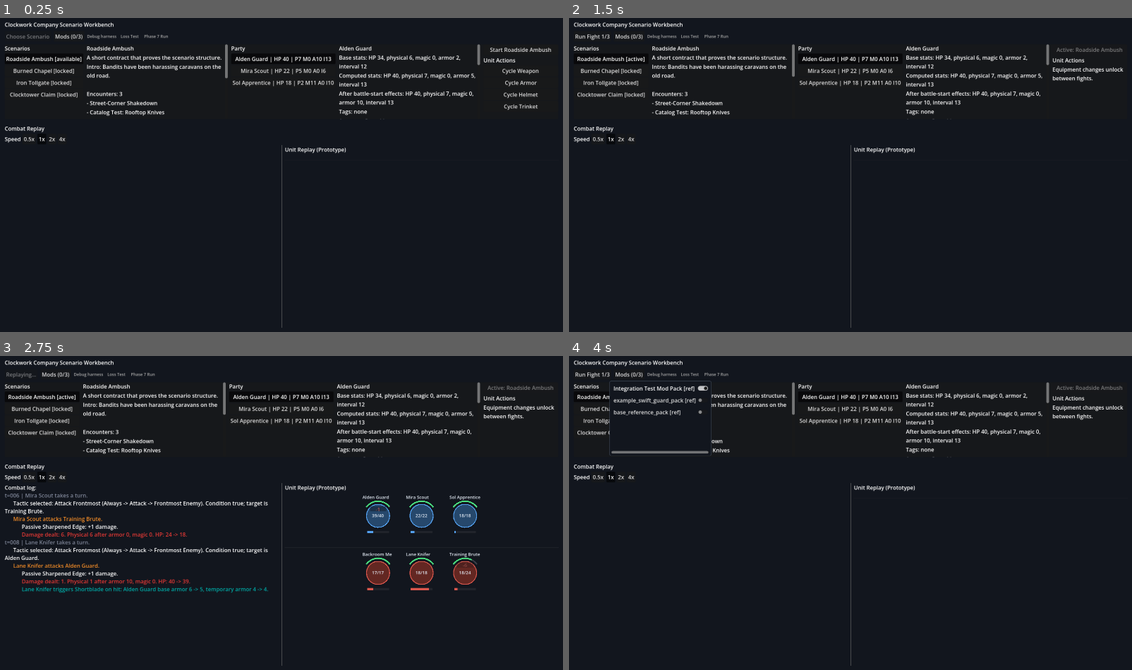
Above: before the commit, frames 1-4 (two rows, left to right).
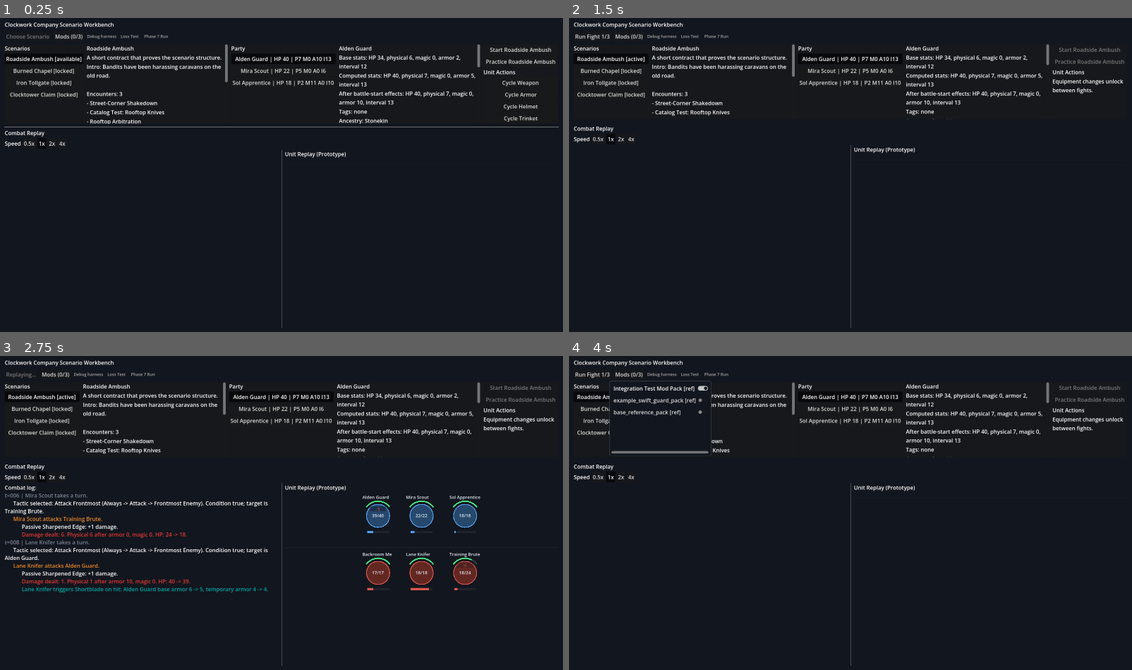
Above: after the commit, the same moments.

Repository: aqvm/clockwork-company
Game: Godot game, scene res://scenes/combat_test_scene.tscn
The game is run twice, just before and just after one commit, with the same random seed, the same clock (stepped at 60 frames per second) and the same inputs.
Inputs (mouse positions are in pixels of both pictures, inside the frame that each line leads up to):
- Up to frame 1 (0.25 s): no input
- Up to frame 2 (1.5 s): click (1092, 61) at 0.5 s, where only the run after the commit has a clickable "Practice Roadside Ambush"; click (1092, 49) at 1.25 s, where only the run before the commit has a clickable "Start Roadside Ambush"
- Up to frame 3 (2.75 s): click "Run Fight 1/3" at 2 s
- Up to frame 4 (4 s): click "Mods (0/3)" at 2.75 s; click "Integration Test Mod Pack [re…" at 3.5 s

The runs differ from the first frame. In frame 1, 1.3% of the frame differs, in the area x 0-100%, y 12-45%; in frame 2, 0.6%; in frame 3, 0.6%; in frame 4, 0.6%.

Commit message:
Add standalone scenario practice

Diff:
--- a/clockwork-company/scripts/ui/combat_test_scene.gd
+++ b/clockwork-company/scripts/ui/combat_test_scene.gd
@@ -251,6 +251,7 @@
 
 	unit_action_panel = UnitActionPanelScene.instantiate()
 	unit_action_panel.connect("start_scenario_requested", _on_start_selected_scenario_pressed)
+	unit_action_panel.connect("practice_scenario_requested", _on_practice_selected_scenario_pressed)
 	unit_action_panel.connect("cycle_equipment_requested", _on_cycle_equipment_pressed)
 	unit_action_panel.connect("equip_option_requested", _on_planning_equip_pressed)
 	planning_row.add_child(unit_action_panel)
@@ -284,10 +285,10 @@
 	_show_campaign_landing()
 
 
-func _start_scenario_run(scenario: Resource) -> void:
+func _start_scenario_run(scenario: Resource, should_mutate_campaign := true) -> void:
 	_stop_log_replay()
 	run_state = RunStateScript.new()
-	active_campaign_scenario_id = scenario.scenario_id
+	active_campaign_scenario_id = scenario.scenario_id if should_mutate_campaign else ""
 	run_state.start_scenario(_enabled_mod_pack_ids_array(), scenario, false, planning_party)
 	_load_planning_party_from_run()
 	_refresh_planning_panel()
@@ -313,7 +314,13 @@
 	if scenario == null:
 		return
 	selected_scenario = scenario
-	_start_scenario_run(scenario)
+	_start_scenario_run(scenario, true)
+
+
+func _on_practice_selected_scenario_pressed() -> void:
+	if selected_scenario == null or not _selected_scenario_can_practice():
+		return
+	_start_scenario_run(selected_scenario, false)
 
 
 func _on_reward_button_pressed(index: int) -> void:
@@ -430,7 +437,7 @@
 		scenarios = campaign_manager.all_scenarios()
 	if scenario_list_panel != null:
 		var progress = campaign_manager.progress if campaign_manager != null else null
-		scenario_list_panel.call("show_scenarios", scenarios, progress, selected_scenario)
+		scenario_list_panel.call("show_scenarios", scenarios, progress, selected_scenario, _active_scenario_id())
 
 
 func _select_scenario(scenario: Resource) -> void:
@@ -504,7 +511,8 @@
 			selected_unit_name,
 			_scenario_campaign_status(selected_scenario),
 			_selected_scenario_can_start(),
-			not active_campaign_scenario_id.is_empty(),
+			_selected_scenario_can_practice(),
+			_has_active_scenario_run(),
 			replay_is_active,
 			is_equipment_state,
 			equip_options
@@ -514,11 +522,31 @@
 func _selected_scenario_can_start() -> bool:
 	if selected_scenario == null or campaign_manager == null:
 		return false
-	if active_campaign_scenario_id != "":
+	if _has_active_scenario_run():
 		return false
 	if campaign_manager.progress.completed_scenario_ids.has(selected_scenario.scenario_id):
 		return false
 	return campaign_manager.progress.is_scenario_unlocked(selected_scenario.scenario_id)
+
+
+func _selected_scenario_can_practice() -> bool:
+	if selected_scenario == null or campaign_manager == null:
+		return false
+	if _has_active_scenario_run():
+		return false
+	return campaign_manager.progress.is_scenario_unlocked(selected_scenario.scenario_id)
+
+
+func _has_active_scenario_run() -> bool:
+	if run_state == null or run_state.active_scenario == null:
+		return false
+	return run_state.status != RunStateScript.STATUS_WON and run_state.status != RunStateScript.STATUS_LOST
+
+
+func _active_scenario_id() -> String:
+	if _has_active_scenario_run() and run_state.active_scenario != null:
+		return String(run_state.active_scenario.scenario_id)
+	return ""
 
 
 func _scenario_campaign_status(scenario: Resource) -> String:
@@ -526,6 +554,8 @@
 		return "unknown"
 	if active_campaign_scenario_id == scenario.scenario_id:
 		return "active"
+	if _has_active_scenario_run() and run_state.active_scenario != null and run_state.active_scenario.scenario_id == scenario.scenario_id:
+		return "practice"
 	if campaign_manager.progress.completed_scenario_ids.has(scenario.scenario_id):
 		return "complete"
 	if campaign_manager.progress.is_scenario_unlocked(scenario.scenario_id):
@@ -724,8 +754,8 @@
 		enabled_mod_pack_ids.erase(pack_id)
 
 	_save_enabled_mod_pack_ids(_enabled_mod_pack_ids_array())
-	if run_state != null and run_state.active_scenario != null and not active_campaign_scenario_id.is_empty():
-		_start_scenario_run(run_state.active_scenario)
+	if _has_active_scenario_run() and run_state.active_scenario != null:
+		_start_scenario_run(run_state.active_scenario, not active_campaign_scenario_id.is_empty())
 	elif campaign_manager != null:
 		_show_campaign_landing()
 	else:
--- a/clockwork-company/scripts/ui/scenario_detail_panel.gd
+++ b/clockwork-company/scripts/ui/scenario_detail_panel.gd
@@ -103,6 +103,8 @@
 func _status_summary(status_text: String) -> String:
 	if status_text == "active":
 		return "active - finish the current scenario before starting another"
+	if status_text == "practice":
+		return "practice - standalone run active, campaign progress will not change"
 	if status_text == "available":
 		return "available - ready to start"
 	if status_text == "complete":
--- a/clockwork-company/scripts/ui/scenario_list_panel.gd
+++ b/clockwork-company/scripts/ui/scenario_list_panel.gd
@@ -6,7 +6,7 @@
 signal tooltip_cleared
 
 
-func show_scenarios(scenarios: Array, campaign_progress, selected_scenario: Resource) -> void:
+func show_scenarios(scenarios: Array, campaign_progress, selected_scenario: Resource, active_scenario_id := "") -> void:
 	_clear_children()
 
 	var title := Label.new()
@@ -17,7 +17,7 @@
 		if scenario == null:
 			continue
 		var button := Button.new()
-		button.text = "%s [%s]" % [scenario.display_name, _state_label(scenario, campaign_progress)]
+		button.text = "%s [%s]" % [scenario.display_name, _state_label(scenario, campaign_progress, active_scenario_id)]
 		button.toggle_mode = true
 		button.button_pressed = selected_scenario != null and selected_scenario.scenario_id == scenario.scenario_id
 		button.pressed.connect(_on_scenario_button_pressed.bind(scenario))
@@ -29,10 +29,10 @@
 	scenario_selected.emit(scenario)
 
 
-func _state_label(scenario: Resource, campaign_progress) -> String:
+func _state_label(scenario: Resource, campaign_progress, active_scenario_id: String) -> String:
 	if campaign_progress == null:
 		return "debug"
-	if campaign_progress.current_scenario_id == scenario.scenario_id:
+	if active_scenario_id == scenario.scenario_id or campaign_progress.current_scenario_id == scenario.scenario_id:
 		return "active"
 	if campaign_progress.completed_scenario_ids.has(scenario.scenario_id):
 		return "complete"
--- a/clockwork-company/scripts/ui/unit_action_panel.gd
+++ b/clockwork-company/scripts/ui/unit_action_panel.gd
@@ -2,6 +2,7 @@
 class_name UnitActionPanel
 
 signal start_scenario_requested
+signal practice_scenario_requested
 signal cycle_equipment_requested(slot: String)
 signal equip_option_requested(option_index: int)
 
@@ -12,6 +13,7 @@
 	selected_unit_name: String,
 	selected_scenario_status: String,
 	can_start_scenario: bool,
+	can_practice_scenario: bool,
 	has_active_campaign_scenario: bool,
 	is_replay_active: bool,
 	is_equipment_state: bool,
@@ -19,6 +21,7 @@
 ) -> void:
 	_clear_children()
 	_add_start_button(selected_scenario, selected_scenario_status, can_start_scenario, has_active_campaign_scenario, is_replay_active)
+	_add_practice_button(selected_scenario, can_practice_scenario, has_active_campaign_scenario, is_replay_active)
 
 	if selected_unit == null:
 		return
@@ -45,6 +48,21 @@
 	button.text = _start_button_text(selected_scenario, selected_scenario_status)
 	button.disabled = selected_scenario == null or has_active_campaign_scenario or is_replay_active or not can_start_scenario
 	button.pressed.connect(_on_start_button_pressed)
+	add_child(button)
+
+
+func _add_practice_button(
+	selected_scenario: Resource,
+	can_practice_scenario: bool,
+	has_active_campaign_scenario: bool,
+	is_replay_active: bool
+) -> void:
+	if selected_scenario == null:
+		return
+	var button := Button.new()
+	button.text = "Practice %s" % selected_scenario.display_name
+	button.disabled = has_active_campaign_scenario or is_replay_active or not can_practice_scenario
+	button.pressed.connect(_on_practice_button_pressed)
 	add_child(button)
 
 
@@ -97,6 +115,10 @@
 	start_scenario_requested.emit()
 
 
+func _on_practice_button_pressed() -> void:
+	practice_scenario_requested.emit()
+
+
 func _on_cycle_button_pressed(slot: String) -> void:
 	cycle_equipment_requested.emit(slot)
 
Not shown, changed: ARCHITECTURE.md
Not shown, changed: LEARNING_LOG.md
Not shown, changed: TODO.md
